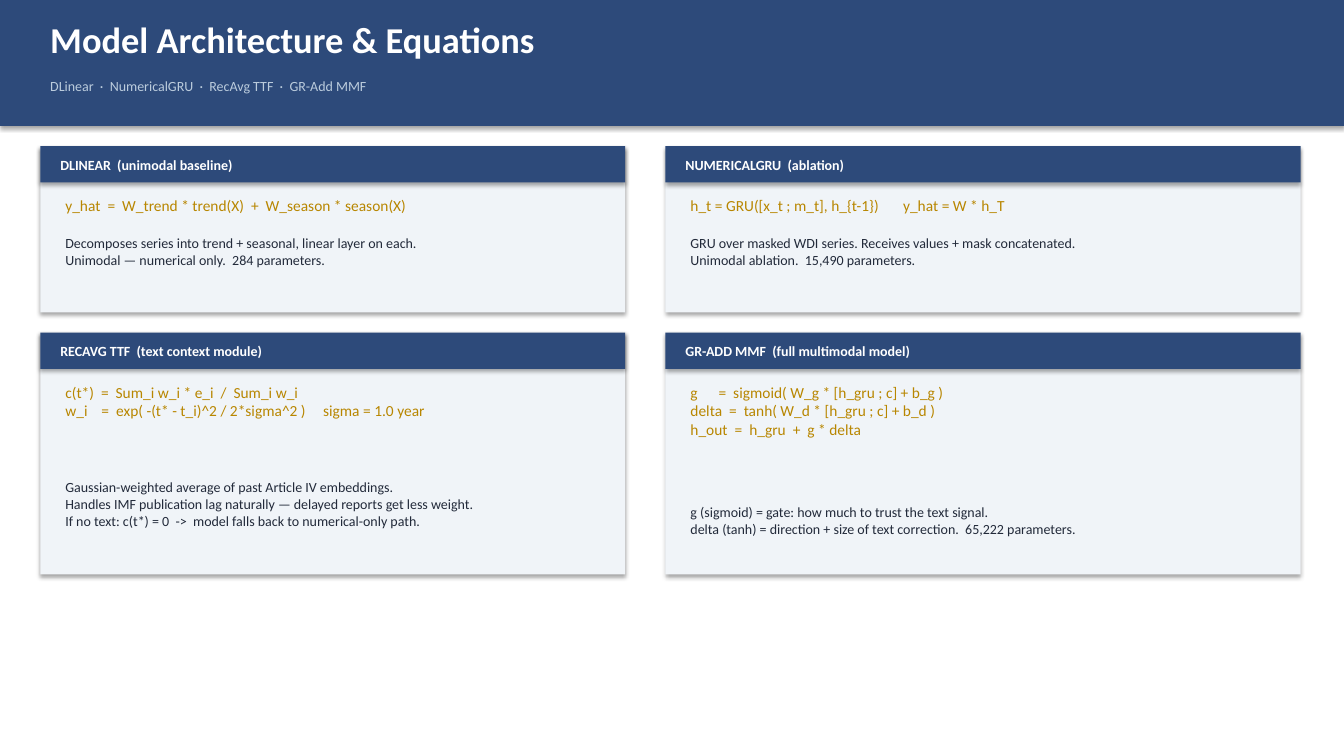
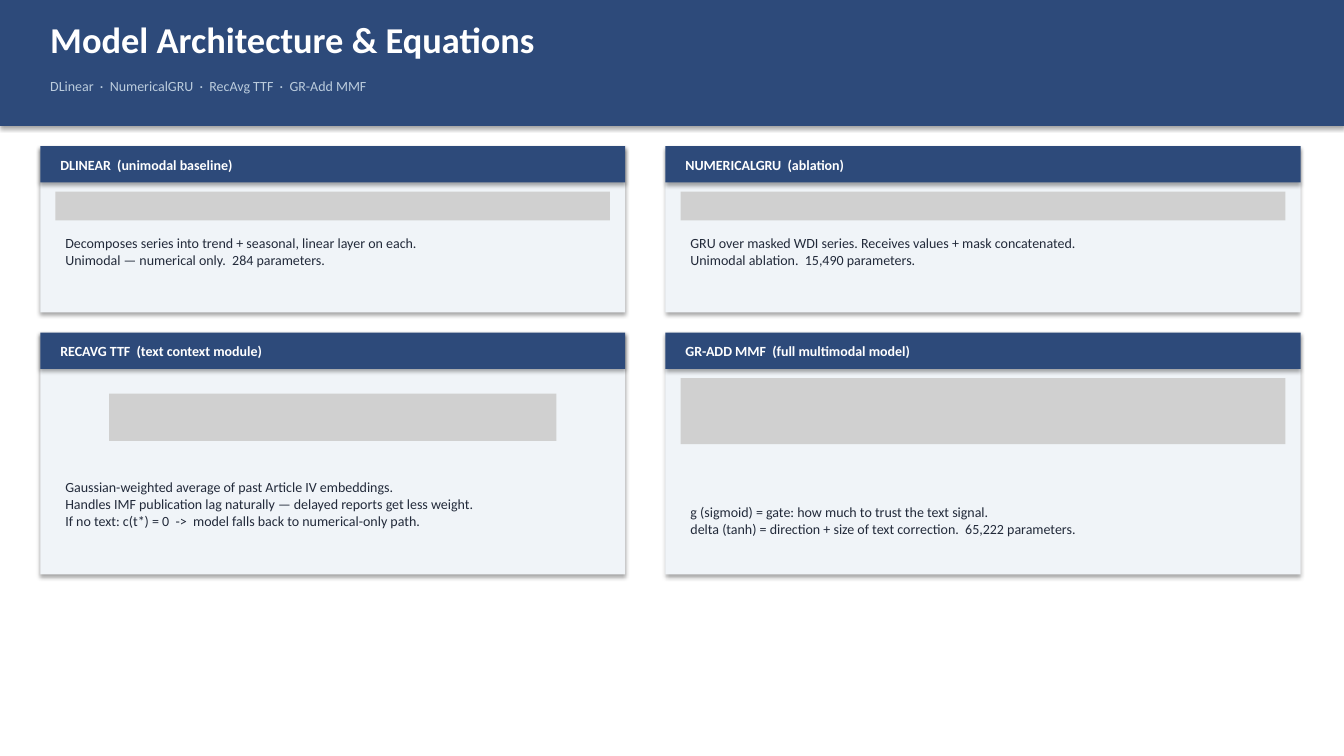
Before and after one commit to Akamemz/macro_forecasting, a slide deck: slide 3 of research/ppt/progress_week2.pptx. Drawn at 1344x756 pixels with LibreOffice and Linux fonts; fonts in the diff are those of the drawing; grey boxes stand for pictures. Boxes give left, top, right and bottom in pixels: in the first picture for what was removed or moved away, otherwise in the second. Text is boxed around its words. In the diff, an @@ line names an element or a change of style, - is before the commit and + after.

Commit message:
update

```diff
--- a/research/ppt/progress_week2.pptx
+++ b/research/ppt/progress_week2.pptx
@@ picture added at (55,192,610,221) @@
@@ text removed at (65,200,406,214) @@
-y_hat = W_trend * trend(X) + W_season * season(X)
@@ picture added at (681,192,1286,221) @@
@@ text removed at (690,200,1004,214) @@
-h_t = GRU([x_t ; m_t], h_{t-1}) y_hat = W * h_T
@@ text removed at (65,387,424,419) @@
-c(t*) = Sum_i w_i * e_i / Sum_i w_i
-w_i = exp( -(t* - t_i)^2 / 2*sigma^2 ) sigma = 1.0 year
@@ picture added at (681,378,1286,445) @@
@@ text removed at (690,387,935,438) @@
-g = sigmoid( W_g * [h_gru ; c] + b_g )
-delta = tanh( W_d * [h_gru ; c] + b_d )
-h_out = h_gru + g * delta
@@ picture added at (109,393,557,441) @@
```
Also in this commit, not shown: 3 other slides changed.
